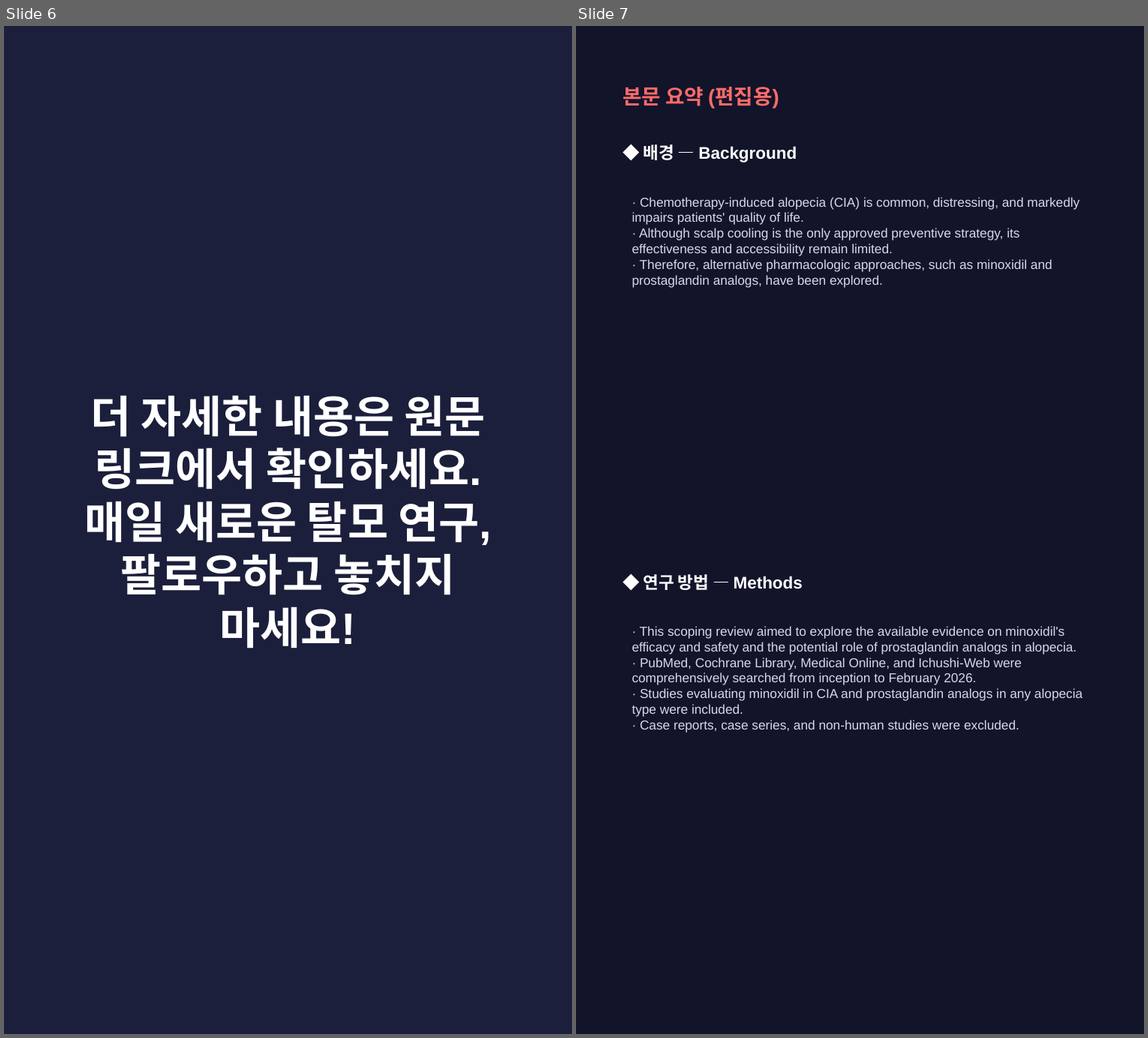
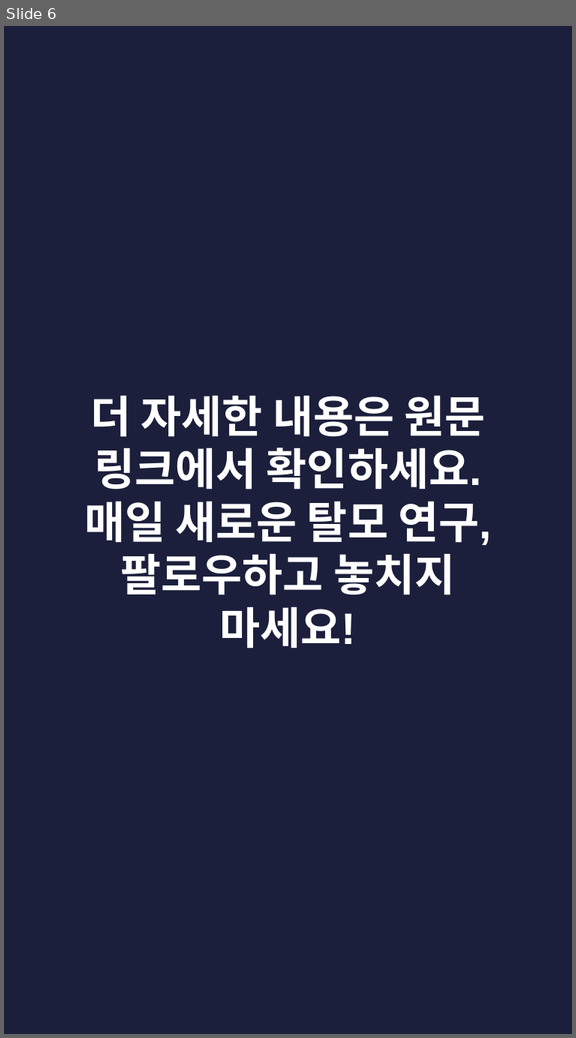
Before and after one commit to hyokang2010-BJ-ANTH/product-builder-test, a slide deck: pwa/data/latest/slides.pptx. Shown side by side, each under a label of ours: slides 6 and 7 before the commit, slide 6 after it. The pictures are 1148x1038 and 576x1038 pixels, drawn with LibreOffice and Linux fonts; fonts in the diff are those of the drawing. Boxes give left, top, right and bottom in pixels: in the first picture for what was removed or moved away, otherwise in the second. Text is boxed around its words. In the diff, an @@ line names an element or a change of style, - is before the commit and + after.

```diff
--- a/pwa/data/latest/slides.pptx
+++ b/pwa/data/latest/slides.pptx
@@ slide 7 removed at box(576, 26, 1144, 1034), background #12142A @@
@@ text removed at box(622, 87, 779, 108) @@
-본문 요약 (편집용)
@@ text removed at box(644, 144, 796, 162) @@
-◆ 배경 — Background
@@ text removed at box(632, 197, 1079, 287) @@
-· Chemotherapy-induced alopecia (CIA) is common, distressing, and markedly impairs patients' quality of life.
-· Although scalp cooling is the only approved preventive strategy, its effectiveness and accessibility remain limited.
-· Therefore, alternative pharmacologic approaches, such as minoxidil and prostaglandin analogs, have been explored.
@@ text removed at box(644, 574, 802, 590) @@
-◆ 연구 방법 — Methods
@@ text removed at box(632, 626, 1082, 732) @@
-· This scoping review aimed to explore the available evidence on minoxidil's efficacy and safety and the potential role of prostaglandin analogs in alopecia.
-· PubMed, Cochrane Library, Medical Online, and Ichushi-Web were comprehensively searched from inception to February 2026.
-· Studies evaluating minoxidil in CIA and prostaglandin analogs in any alopecia type were included.
-· Case reports, case series, and non-human studies were excluded.
```
Also in this commit, not shown: 2 slides changed, 4 slides added, 4 other slides removed, 26 other files.
